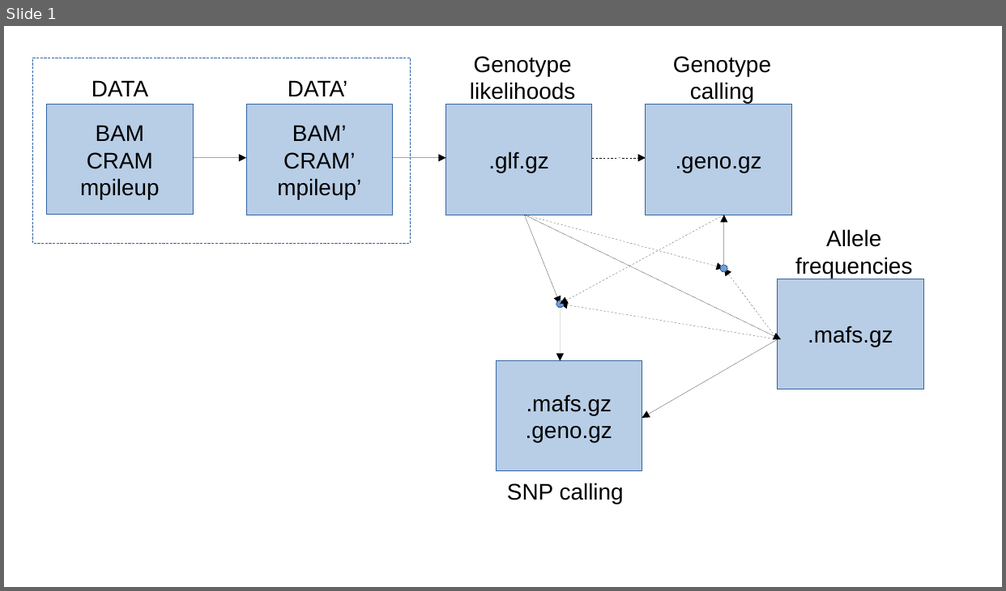
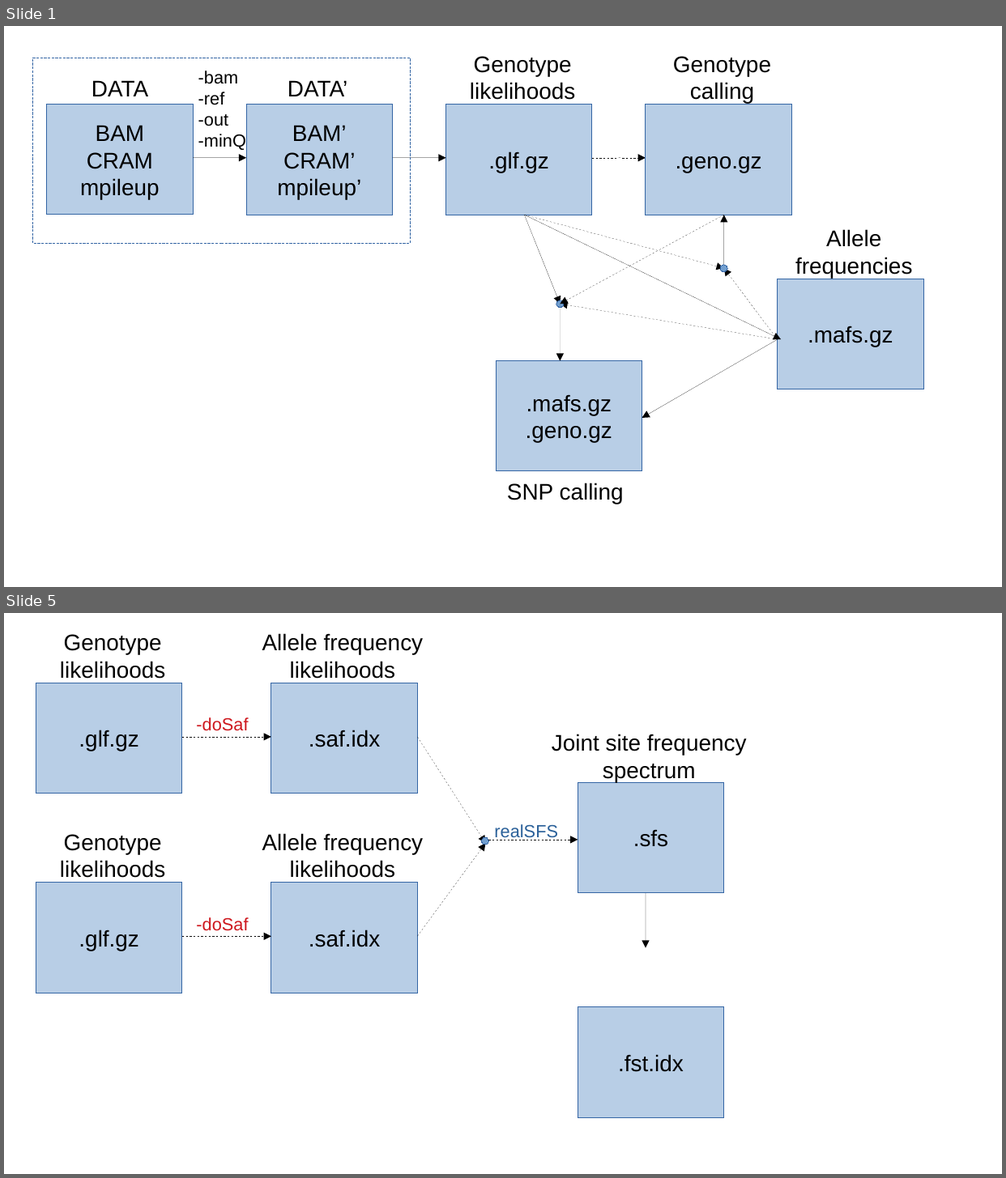
Before and after one commit to mfumagalli/Copenhagen, a slide deck: Files/angsd_wflow.odp. Shown one above the other, each under a label of ours: slide 1 before the commit, slides 1 and 5 after it; the slides between them are not shown. The pictures are 1006x591 and 1006x1178 pixels, drawn with LibreOffice and Linux fonts; fonts in the diff are those of the drawing. Boxes give left, top, right and bottom in pixels: in the first picture for what was removed or moved away, otherwise in the second. Text is boxed around its words. In the diff, an @@ line names an element or a change of style, - is before the commit and + after.

```diff
--- a/Files/angsd_wflow.odp
+++ b/Files/angsd_wflow.odp
@@ slide 5 added at [4,613,1002,1174], background #FFFFFF @@
@@ text added at [60,634,165,679], 18 pt, text #000000 @@
+Genotype likelihoods
@@ text added at [262,633,424,679], 18 pt, text #000000 @@
+Allele frequency likelihoods
@@ rectangle added at [36,683,181,793], fill #729FCF at 50% opacity, outline #3465A4 0 pt, 18 pt, text #000000 @@
+.glf.gz
@@ rectangle added at [271,683,417,793], fill #729FCF at 50% opacity, outline #3465A4 0 pt, 18 pt, text #000000 @@
+.saf.idx
@@ text added at [196,717,248,731], 14 pt, text #CE181E @@
+-doSaf
@@ text added at [552,734,747,782], 18 pt, text #000000 @@
+Joint site frequency spectrum
@@ arrow added from (182, 737) to (271, 737), #000000 0 pt @@
@@ arrow added from (418, 737) to (486, 843), #000000 0 pt @@
@@ rectangle added at [578,783,724,894], fill #729FCF at 50% opacity, outline #3465A4 0 pt, 18 pt, text #000000 @@
+.sfs
@@ text added at [494,824,558,841], 14 pt, text #2A6099 @@
+realSFS
@@ text added at [60,834,165,878], 18 pt, text #000000 @@
+Genotype likelihoods
@@ text added at [262,833,424,878], 18 pt, text #000000 @@
+Allele frequency likelihoods
@@ arrow added from (418, 936) to (486, 843), #000000 0 pt @@
@@ ellipse added at [482,837,489,845], fill #729FCF, outline #3465A4 0 pt @@
@@ arrow added from (488, 839) to (578, 839), #000000 0 pt @@
@@ rectangle added at [36,883,181,994], fill #729FCF at 50% opacity, outline #3465A4 0 pt, 18 pt, text #000000 @@
+.glf.gz
@@ rectangle added at [271,883,417,994], fill #729FCF at 50% opacity, outline #3465A4 0 pt, 18 pt, text #000000 @@
+.saf.idx
@@ arrow added from (646, 894) to (646, 948), #000000 0 pt @@
@@ text added at [196,918,248,931], 14 pt, text #CE181E @@
+-doSaf
@@ arrow added from (182, 936) to (271, 936), #000000 0 pt @@
@@ rectangle added at [578,1007,724,1118], fill #729FCF at 50% opacity, outline #3465A4 0 pt, 18 pt, text #000000 @@
+.fst.idx
@@ slide 1 changed as well @@
@@ text added at [198,71,246,150], 14 pt, text #000000 @@
+-bam
+-ref
+-out
+-minQ
```
Also in this commit, not shown: 3 other slides added, 4 other files.
